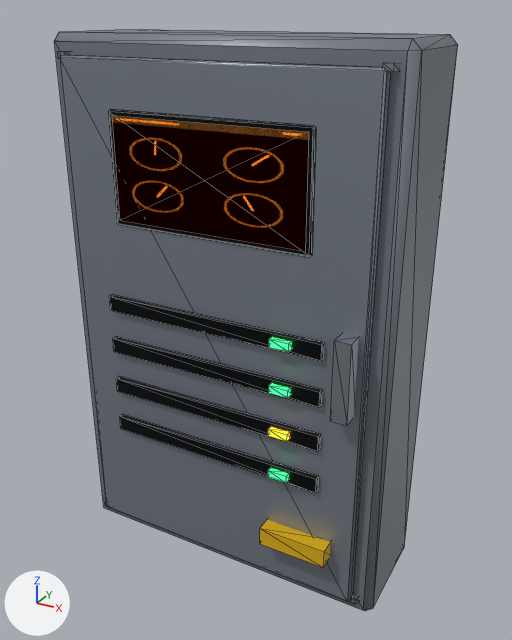
One commit to the glTF model godot/models/capacitor/capacitor_wall_battery_cabinet.glb: the scene before it, then after it.
Camera for both pictures: a 50 mm camera at (0.855, -1.65, 0.75) aimed at (0.036, -0.16, 0.006). Every picture has the same lights, and +X, +Y and +Z are marked at lower left. The first picture is the older version. Mesh edges are drawn as thin lines. Vertices at exactly the same position are counted once.

Names of what the first picture shows: 'capacitor_wall_battery_cabinet'.
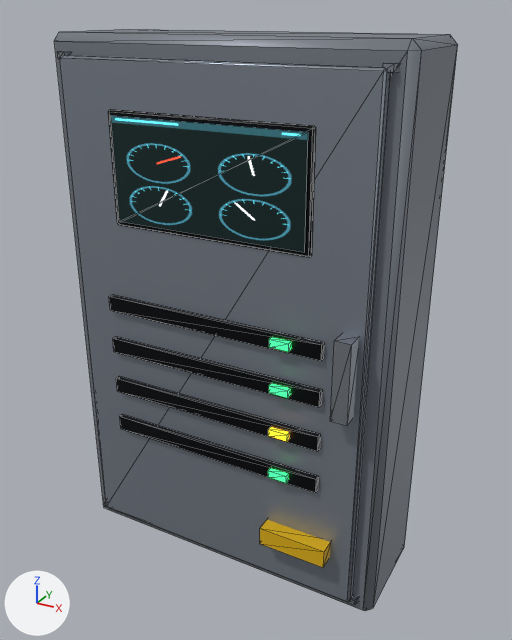
Edits to the bpy script that builds the scene:
```text
Add img_life_support:
    img_life_support = load_image('life_support', '_unpacked/life_support', 256, 256, 'sRGB')
Add mat_screen_life_support:
    mat_screen_life_support = bpy.data.materials.new('screen_life_support')
    # colours: black #000000
    # uses the picture img_life_support
Change me_body:
    where me_body.from_pydata(...)  # 196 vertices, 318 faces; spans x -0.45..0.45, y -0.365..0.0, z -0.7..0.7
    used by ob_capacitor_wall_battery_cabinet; location = (0.0, 0.0, 0.0)
    me_body part 1: the loose piece of 4 vertices spanning x -0.25..0.25, y -0.33, z 0.275..0.525 is moved by (0.0, -0.003, 0.0), in mat_screen_life_support
    me_body part 2
    156 faces are deleted
    18 new faces join them, mat_paint_grey (grey #7d838c)
    18 new faces join them, mat_hull_mid (grey #8d95a1)
    42 new faces join them, mat_black_metal (black #17191d)
    18 new faces join them, mat_em_green (black #000000, glowing green #2dff6a)
    6 new faces join them, mat_em_amber (black #000000, glowing orange #ffab1f)
    6 new faces join them, mat_hazard_yellow (yellow #e8b80f)
    48 new faces join them, mat_steel (grey #a7adb5)
    remove me_body.materials.append(mat_screen_power)
    add me_body.materials.append(mat_screen_life_support)
```

Where the change shows, as pixel boxes [x1, y1, x2, y2] in the pictures (512 x 640 px; the box of a moved part takes in the faces that stretch with it):
part 1 of me_body, moved or reshaped: before [112, 115, 309, 252]; after [111, 116, 308, 252]
part 2 of me_body, moved or reshaped: [54, 34, 456, 610] in both
